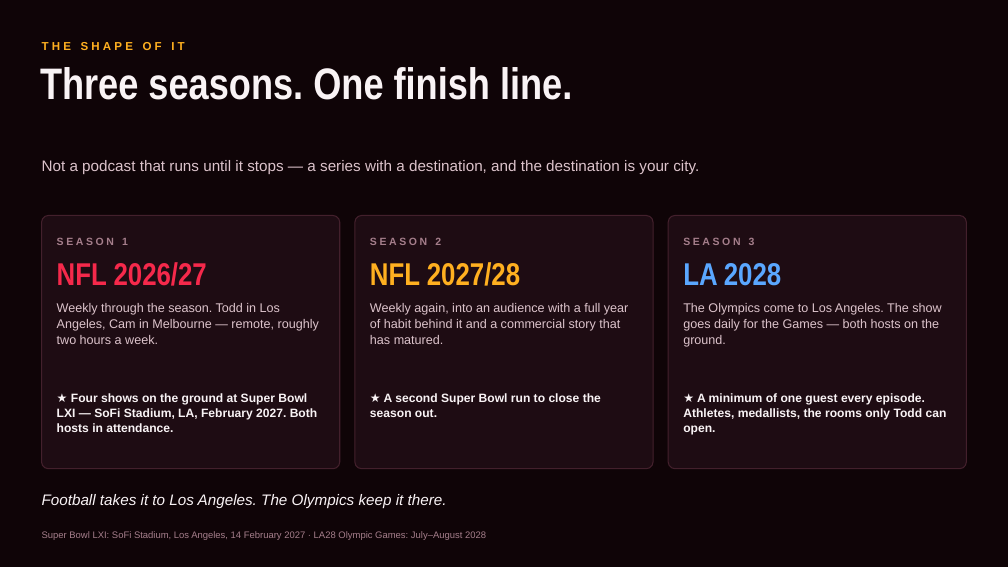
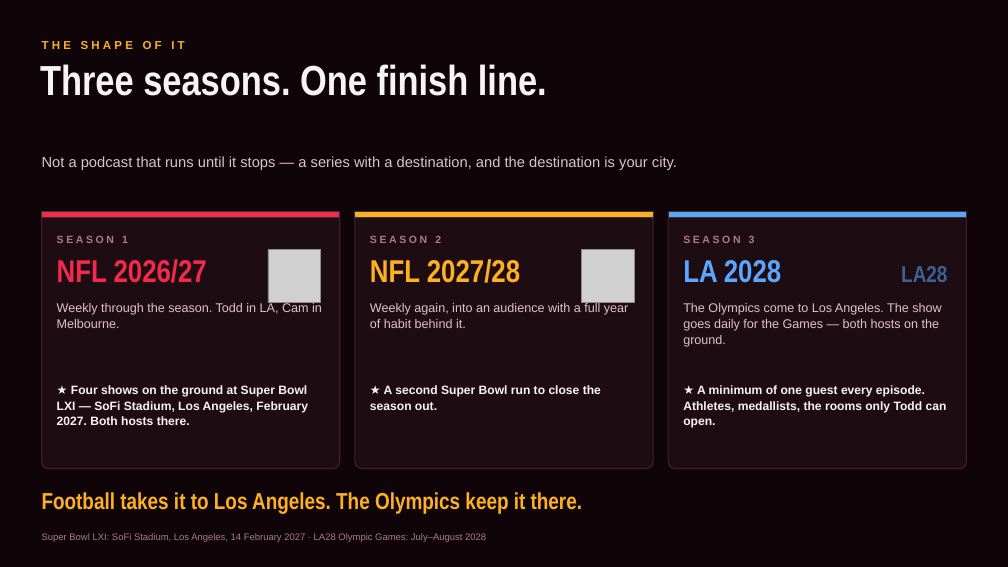
Before and after one commit to jvanders33/Armchair-NFL, a slide deck: slide 4 of pitch/Running-it-Back-Gurley.pptx (slide 3 before the commit). Drawn at 1008x567 pixels with LibreOffice and Linux fonts; fonts in the diff are those of the drawing; grey boxes stand for pictures. Boxes give left, top, right and bottom in pixels: in the first picture for what was removed or moved away, otherwise in the second. Text is boxed around its words. In the diff, an @@ line names an element or a change of style, - is before the commit and + after.

```diff
--- a/pitch/Running-it-Back-Gurley.pptx
+++ b/pitch/Running-it-Back-Gurley.pptx
@@ text "Three seasons. One finish line." at bbox=[40, 64, 547, 96]: size 42 to 40 pt @@
@@ text "Not a podcast that runs ..." at bbox=[42, 156, 677, 170]: size 14.5 to 14 pt @@
@@ rounded rectangle: place and size @@
-rounded rectangle at bbox=[42, 216, 340, 469]
+rounded rectangle at bbox=[42, 212, 340, 469]
@@ rectangle added at bbox=[42, 212, 340, 217], fill #F5294B, outline #333333 1 pt @@
@@ rounded rectangle: place and size @@
-rounded rectangle at bbox=[355, 216, 653, 469]
+rounded rectangle at bbox=[355, 212, 653, 469]
@@ rectangle added at bbox=[355, 212, 653, 217], fill #FFB020, outline #333333 1 pt @@
@@ proportions changed in 3 elements at bbox=[42, 212, 340, 469], bbox=[355, 212, 653, 469], bbox=[668, 212, 966, 469] @@
@@ rounded rectangle: place and size @@
-rounded rectangle at bbox=[668, 216, 966, 469]
+rounded rectangle at bbox=[668, 212, 966, 469]
@@ rectangle added at bbox=[668, 212, 966, 217], fill #5AA7FF, outline #333333 1 pt @@
@@ picture added at bbox=[268, 250, 321, 302] @@
@@ picture added at bbox=[582, 250, 634, 302] @@
@@ text added at bbox=[901, 266, 947, 282], 22 pt, text #5AA7FF at 55% opacity, bold @@
+LA28
@@ text at bbox=[57, 302, 322, 328]: text changed @@
-Weekly through the season. Todd in Los Angeles, Cam in Melbourne — remote, roughly two hours a week.
+Weekly through the season. Todd in LA, Cam in Melbourne.
@@ text at bbox=[370, 302, 628, 328]: text changed @@
-Weekly again, into an audience with a full year of habit behind it and a commercial story that has matured.
+Weekly again, into an audience with a full year of habit behind it.
@@ text at bbox=[57, 385, 308, 425]: text changed @@
-★ Four shows on the ground at Super Bowl LXI — SoFi Stadium, LA, February 2027. Both hosts in attendance.
+★ Four shows on the ground at Super Bowl LXI — SoFi Stadium, Los Angeles, February 2027. Both hosts there.
@@ text "★ A second Super Bowl ...": place and size @@
-text "★ A second Super Bowl ..." at bbox=[370, 393, 601, 417]
+text "★ A second Super Bowl ..." at bbox=[370, 385, 601, 410]
@@ text "★ A minimum of one ...": place and size @@
-text "★ A minimum of one ..." at bbox=[683, 393, 947, 435]
+text "★ A minimum of one ..." at bbox=[683, 385, 947, 427]
@@ text "Football takes it to Los ..." at bbox=[42, 492, 582, 514]: size 14.5 to 22 pt, font Arial to Arial Narrow, text colour #F9F3F5 to #FFB020, bold on, italic off @@
```
Also in this commit, not shown: 6 other slides changed, 1 slide added, 9 other files.
